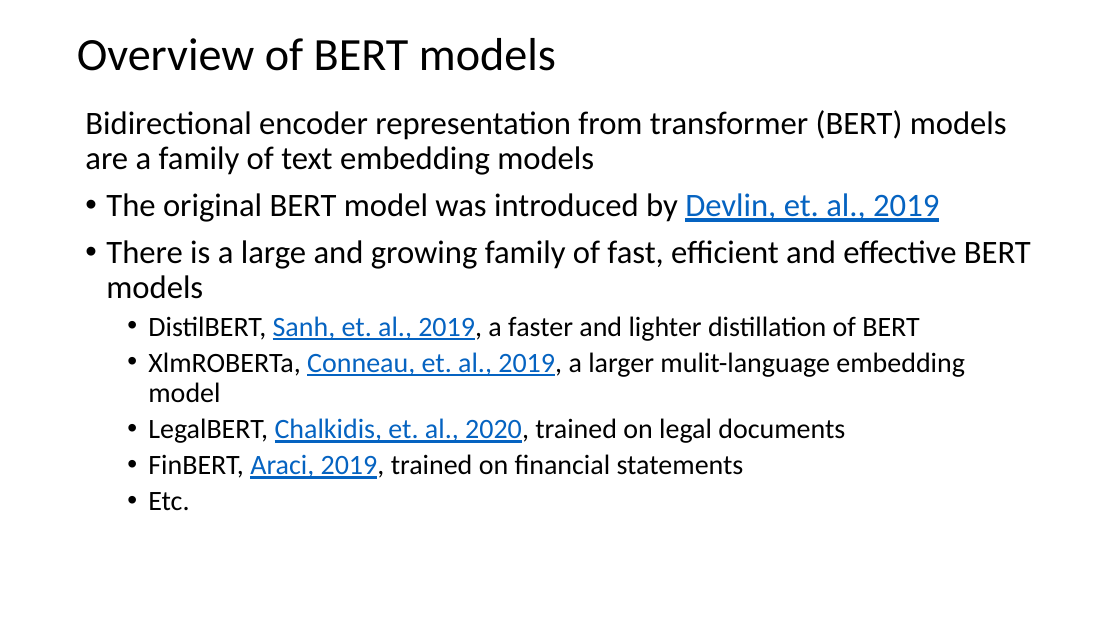
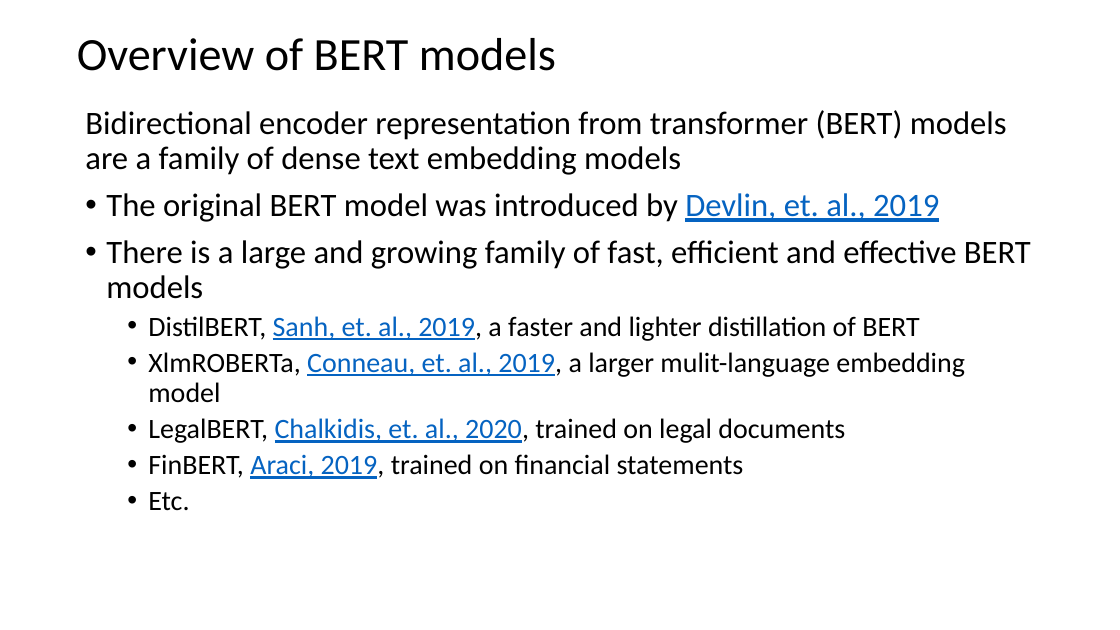
Before and after one commit to harelgabainew/school1, a slide deck: slide 13 of slides/7_DocumentWebSearching.pptx. Drawn at 1120x630 pixels with LibreOffice and Linux fonts; fonts in the diff are those of the drawing. Boxes give left, top, right and bottom in pixels: in the first picture for what was removed or moved away, otherwise in the second. Text is boxed around its words. In the diff, an @@ line names an element or a change of style, - is before the commit and + after.

Commit message:
Added embedding slides

```diff
--- a/slides/7_DocumentWebSearching.pptx
+++ b/slides/7_DocumentWebSearching.pptx
@@ text at (85, 110, 1007, 175): text changed @@
-Bidirectional encoder representation from transformer (BERT) models are a family of text embedding models
+Bidirectional encoder representation from transformer (BERT) models are a family of dense text embedding models
```
Also in this commit, not shown: 1 other slide changed, 6 slides added.
